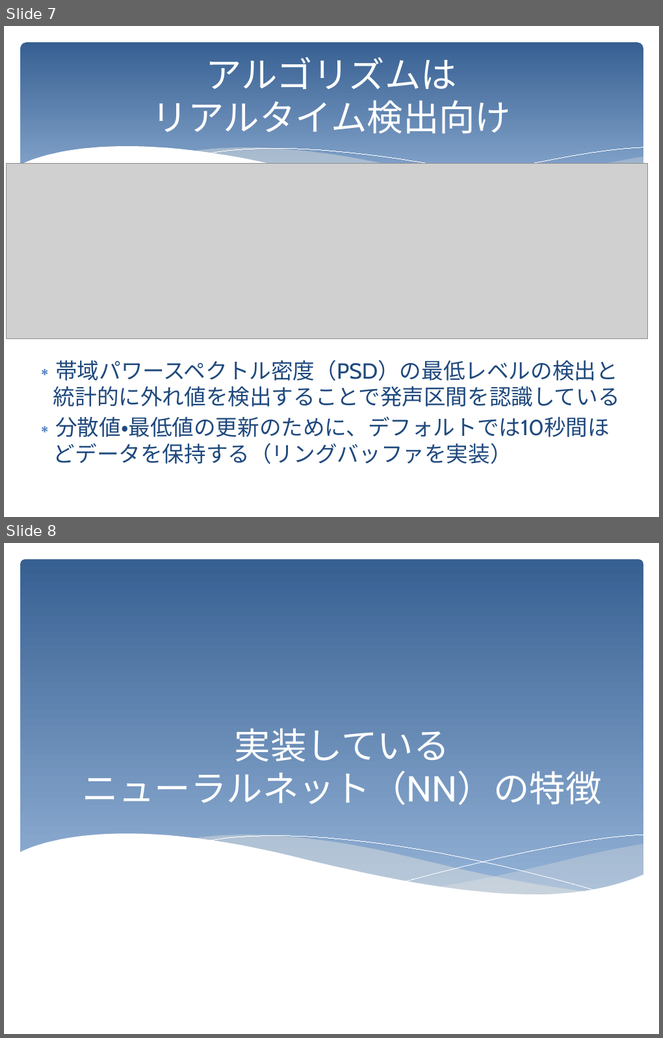
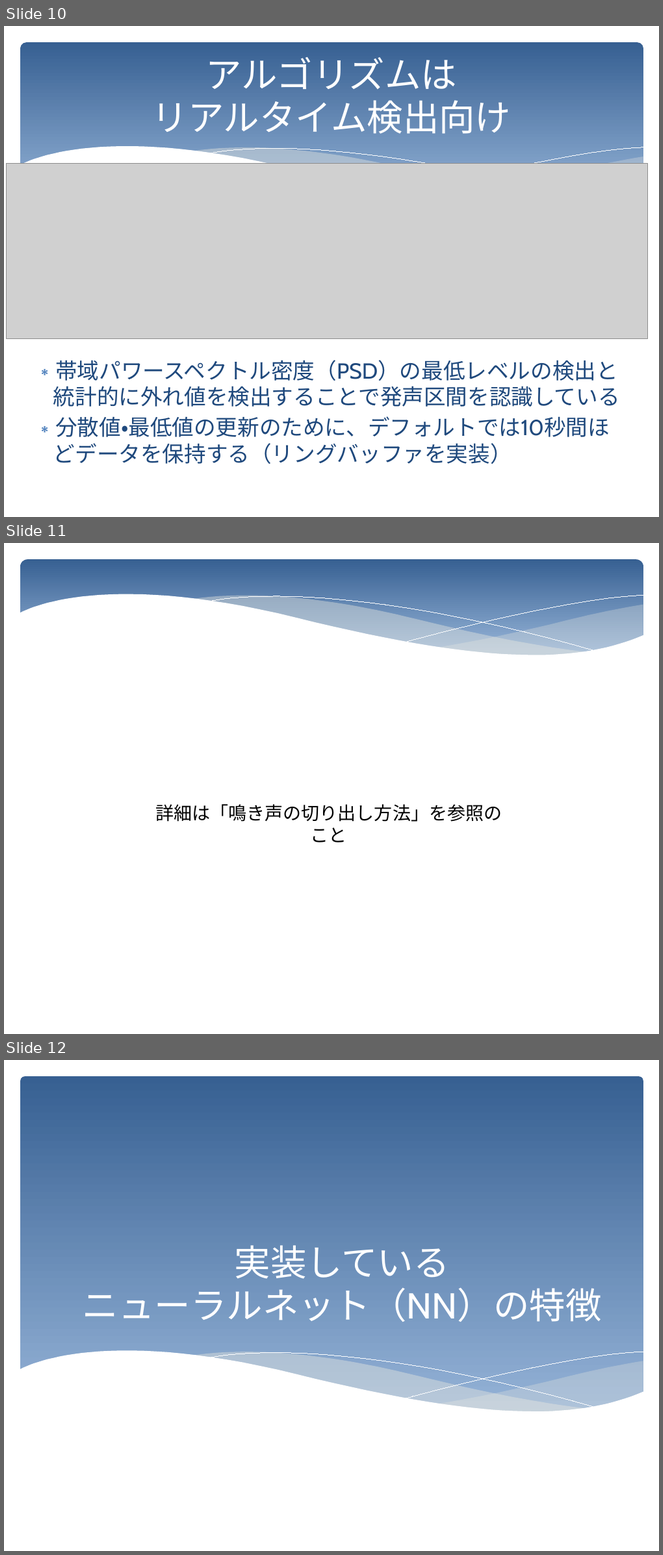
Before and after one commit to KatsuhiroMorishita/birdsong_project, a slide deck: doc/実装している特徴ベクトル生成クラスの仕様.pptx. Shown one above the other, each under a label of ours: slides 7 and 8 before the commit, slides 10, 11 and 12 after it. The pictures are 663x1038 and 663x1555 pixels, drawn with LibreOffice and Linux fonts; fonts in the diff are those of the drawing; grey boxes stand for pictures. Boxes give left, top, right and bottom in pixels: in the first picture for what was removed or moved away, otherwise in the second. Text is boxed around its words. In the diff, an @@ line names an element or a change of style, - is before the commit and + after.

```diff
--- a/doc/実装している特徴ベクトル生成クラスの仕様.pptx
+++ b/doc/実装している特徴ベクトル生成クラスの仕様.pptx
@@ slide 11 added at (4, 543, 659, 1034), background #FFFFFF @@
@@ rounded rectangle added at (20, 559, 644, 661), fill gradient #376092 to #95B3D7 @@
@@ group added at (19, 594, 644, 689): 5 freeform shapes @@
@@ text added at (155, 804, 502, 822), 20 pt, text #000000 @@
+詳細は「鳴き声の切り出し方法」を参照のこと
@@ what was slide 7 is now slide 10 @@
@@ what was slide 8 is now slide 12 @@
```
Also in this commit, not shown: 4 slides changed, 3 other slides added, 9 other files.
